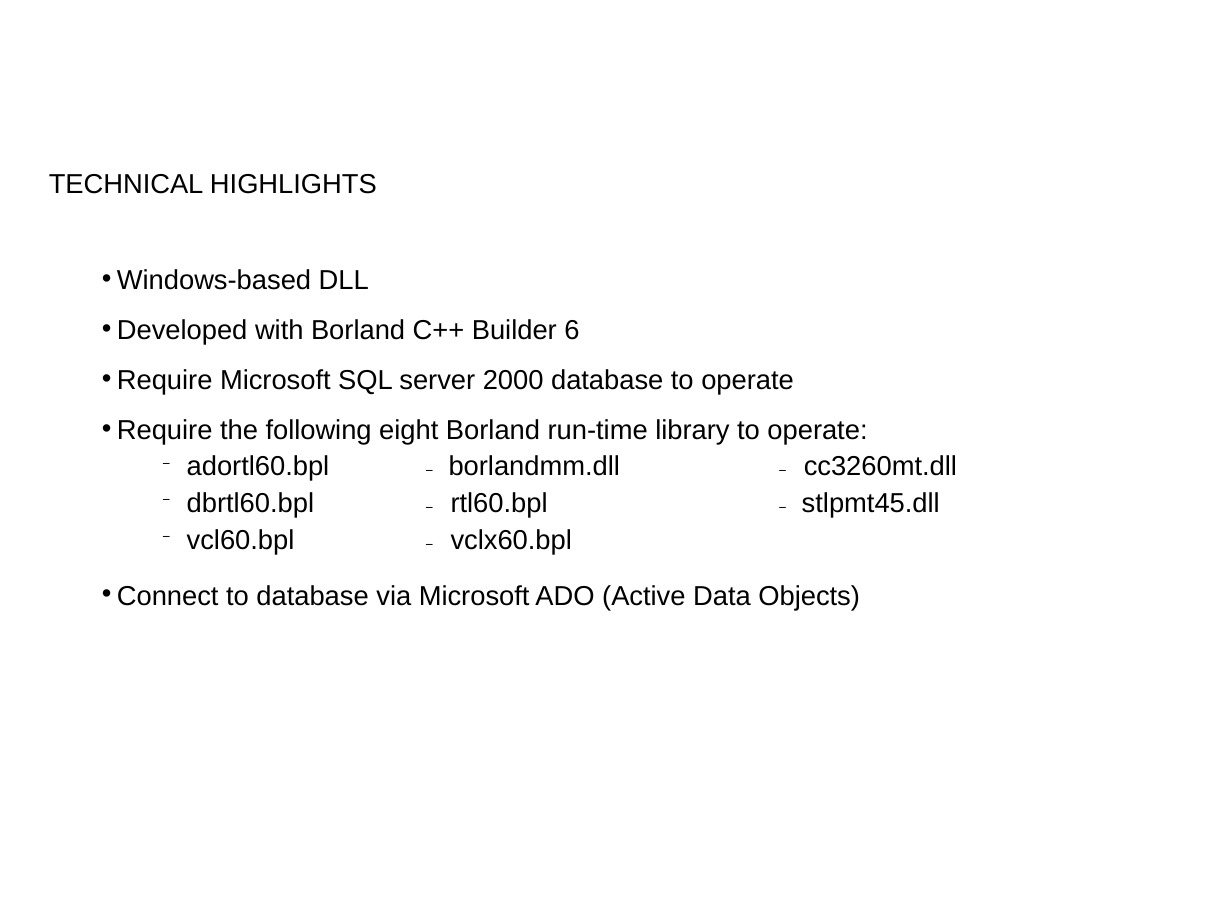
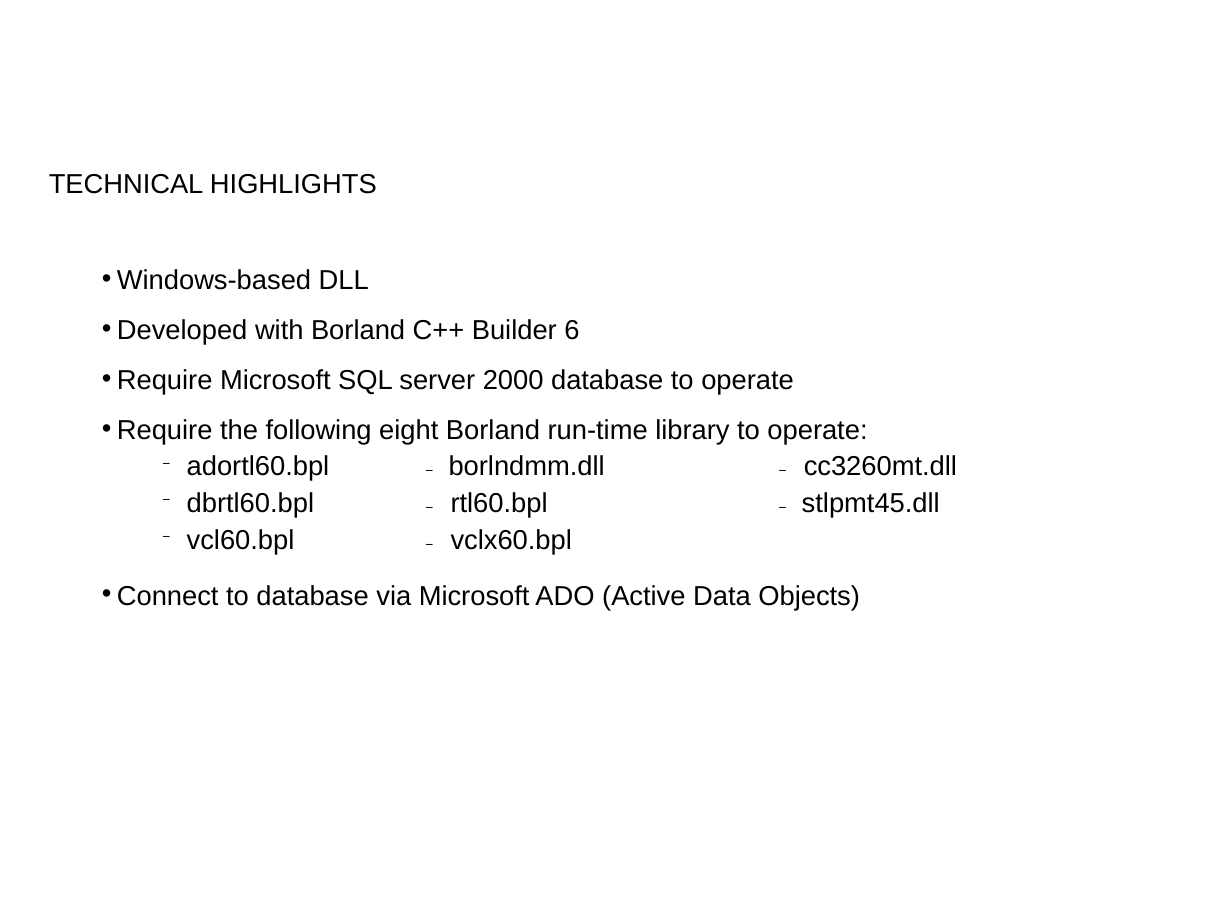
Before and after one commit to hunganhu/dac, a slide deck: slide 3 of BOOC_CC_BT/doc/BOOC Credit Card DOUCMENTATION.ppt. Drawn at 1232x924 pixels with LibreOffice and Linux fonts; fonts in the diff are those of the drawing. Boxes give left, top, right and bottom in pixels: in the first picture for what was removed or moved away, otherwise in the second. Text is boxed around its words. In the diff, an @@ line names an element or a change of style, - is before the commit and + after.

```diff
--- a/BOOC_CC_BT/doc/BOOC Credit Card DOUCMENTATION.ppt
+++ b/BOOC_CC_BT/doc/BOOC Credit Card DOUCMENTATION.ppt
@@ text at (187, 455, 957, 481): text changed @@
-  − adortl60.bpl − borlandmm.dll − cc3260mt.dll
+  − adortl60.bpl − borlndmm.dll − cc3260mt.dll
```
Also in this commit, not shown: 6 other slides changed, 3 other files.
